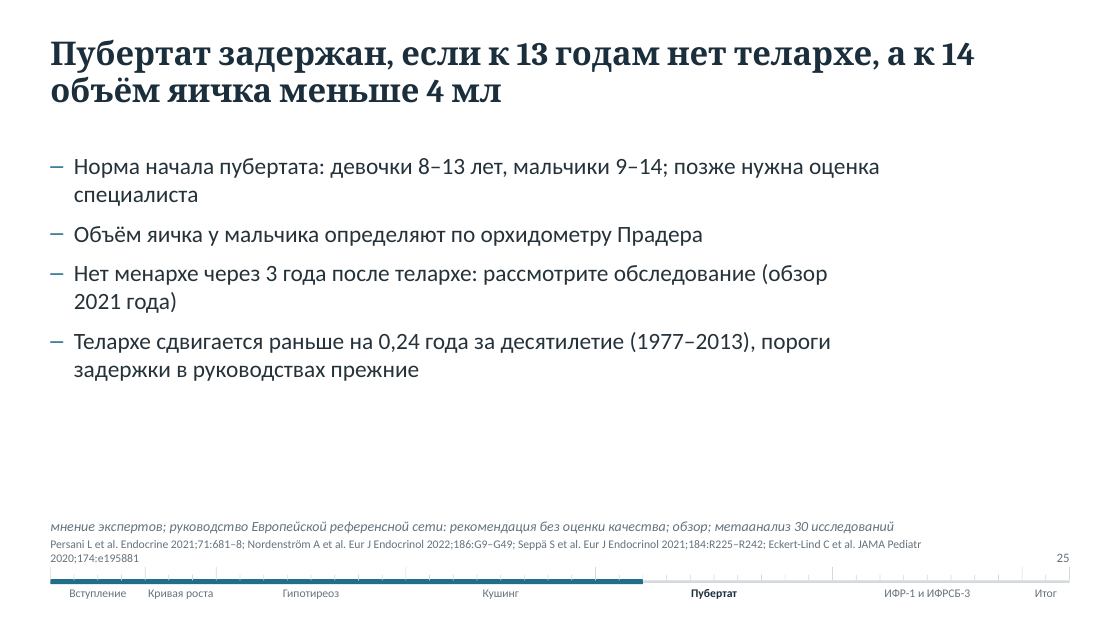
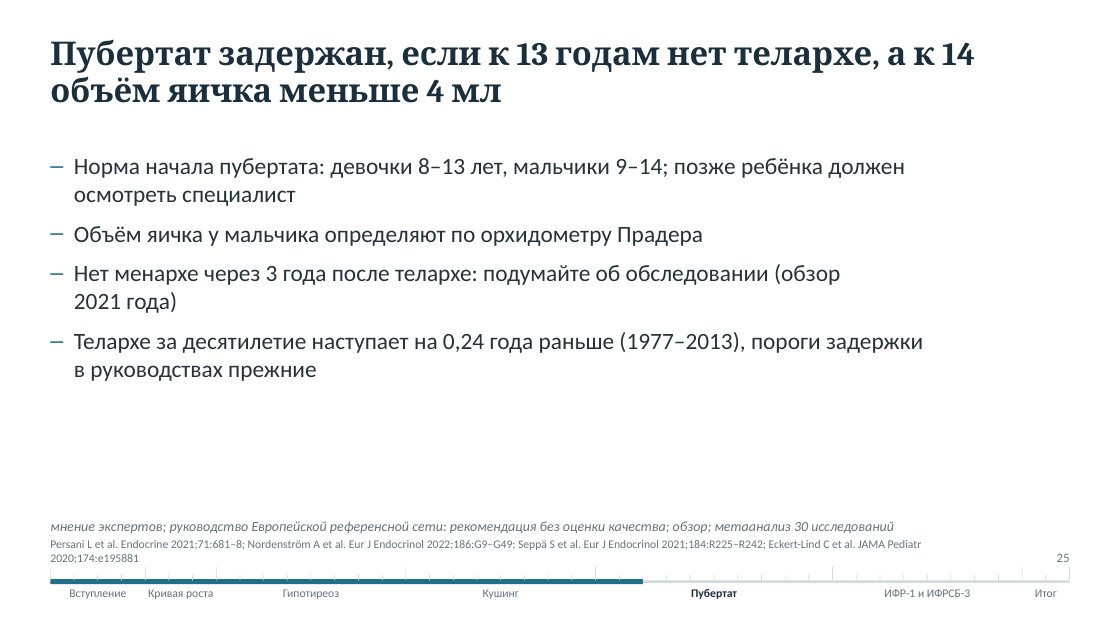
Before and after one commit to drabdulbosit1-eng/my-test-cloud, a slide deck: slide 25 of Endo_short_stature/Эндокринные причины низкорослости 2026.pptx. Drawn at 1120x630 pixels with LibreOffice and Linux fonts; fonts in the diff are those of the drawing. Boxes give left, top, right and bottom in pixels: in the first picture for what was removed or moved away, otherwise in the second. Text is boxed around its words. In the diff, an @@ line names an element or a change of style, - is before the commit and + after.

```diff
--- a/Endo_short_stature/Эндокринные причины низкорослости 2026.pptx
+++ b/Endo_short_stature/Эндокринные причины низкорослости 2026.pptx
@@ text at (74,158,905,206): text changed @@
-– Норма начала пубертата: девочки 8–13 лет, мальчики 9–14; позже нужна оценка специалиста
+– Норма начала пубертата: девочки 8–13 лет, мальчики 9–14; позже ребёнка должен осмотреть специалист
@@ text at (74,264,923,381): text changed @@
-– Нет менархе через 3 года после телархе: рассмотрите обследование (обзор 2021 года)
-– Телархе сдвигается раньше на 0,24 года за десятилетие (1977–2013), пороги задержки в руководствах прежние
+– Нет менархе через 3 года после телархе: подумайте об обследовании (обзор 2021 года)
+– Телархе за десятилетие наступает на 0,24 года раньше (1977–2013), пороги задержки в руководствах прежние
```
Also in this commit, not shown: 26 other slides changed, 14 other files.
